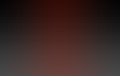
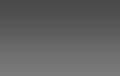
Layers edited between the first and the second (120, 76) image:
hid "图层 2" over [2, 0, 118, 76]
"图层 1": opacity 100% → 72% over [0, 0, 120, 76]
